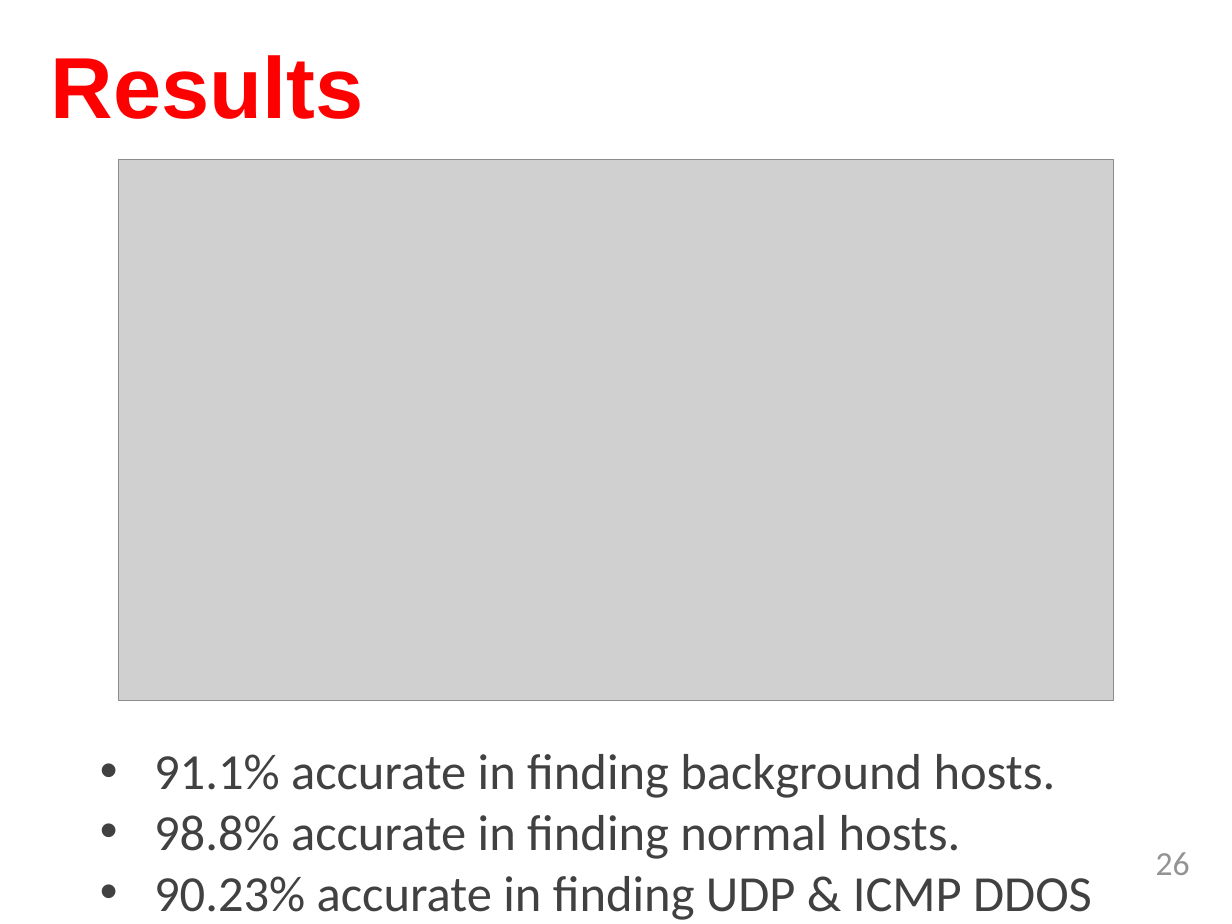
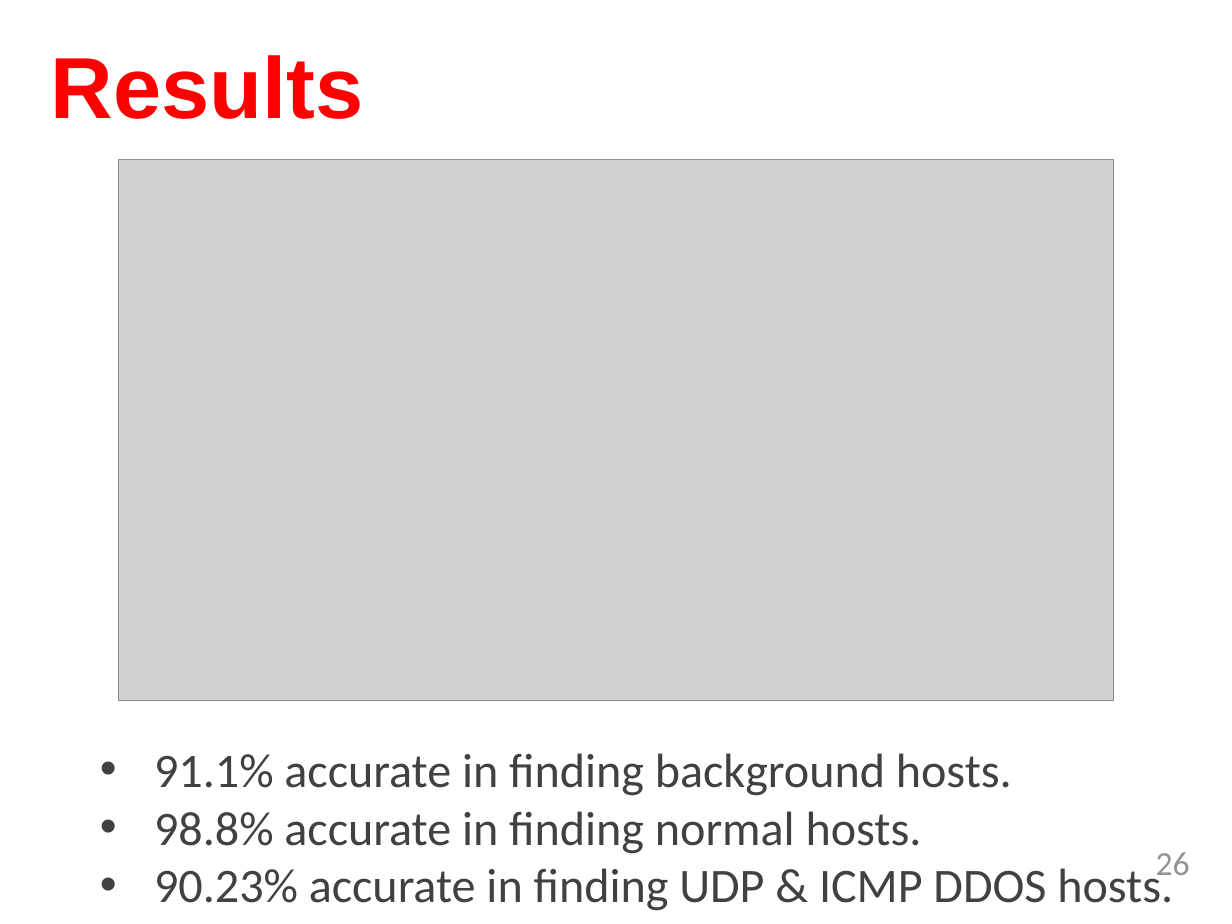
Before and after one commit to TejaKommineni/KnowNet, a slide deck: slide 26 of My Thesis/sample-thesis-0/Thesis_Defense.pptx. Drawn at 1232x924 pixels with LibreOffice and Linux fonts; fonts in the diff are those of the drawing; grey boxes stand for pictures; background and template pictures are left out. Boxes give left, top, right and bottom in pixels: in the first picture for what was removed or moved away, otherwise in the second. Text is boxed around its words. In the diff, an @@ line names an element or a change of style, - is before the commit and + after.

```diff
--- a/My Thesis/sample-thesis-0/Thesis_Defense.pptx
+++ b/My Thesis/sample-thesis-0/Thesis_Defense.pptx
@@ text "91.1% accurate in finding background ..." at (x1=154, y1=753, x2=1173, y2=911): size 42 to 40 pt @@
```
Also in this commit, not shown: 2 other slides changed, 4 slides added, 4 slides removed.
